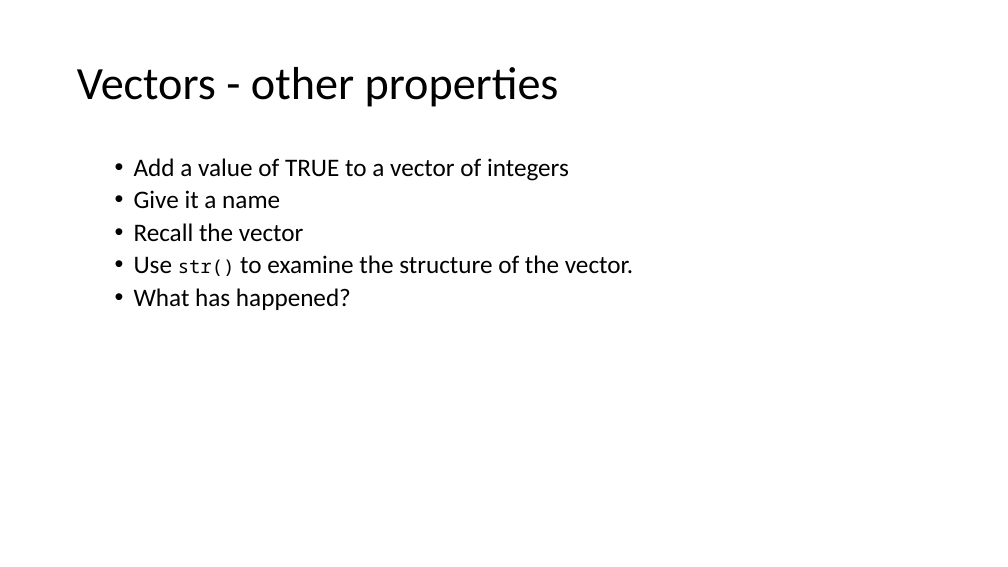
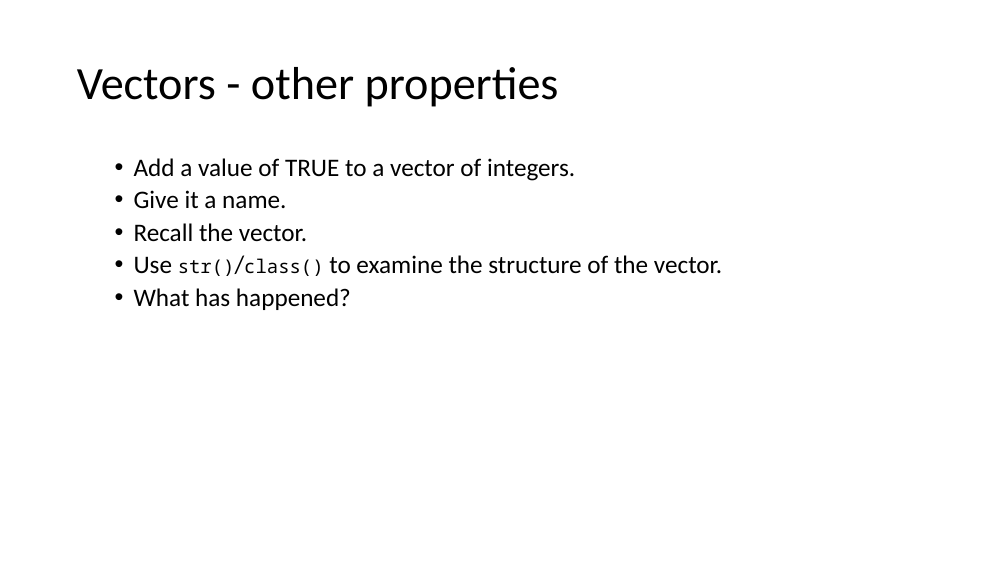
Before and after one commit to ClinicianCoders/ClinicianCoders, a slide deck: slide 34 of Workshops/Workshop1.pptx. Drawn at 1008x567 pixels with LibreOffice and Linux fonts; fonts in the diff are those of the drawing. Boxes give left, top, right and bottom in pixels: in the first picture for what was removed or moved away, otherwise in the second. Text is boxed around its words. In the diff, an @@ line names an element or a change of style, - is before the commit and + after.

```diff
--- a/Workshops/Workshop1.pptx
+++ b/Workshops/Workshop1.pptx
@@ text at box(134, 158, 722, 276): text changed @@
-  • Add a value of TRUE to a vector of integers
-  • Give it a name
-  • Recall the vector
-  • Use str() to examine the structure of the vector.
+  • Add a value of TRUE to a vector of integers.
+  • Give it a name.
+  • Recall the vector.
+  • Use str()/class() to examine the structure of the vector.
```
Also in this commit, not shown: 28 other slides changed, 2 other files.
